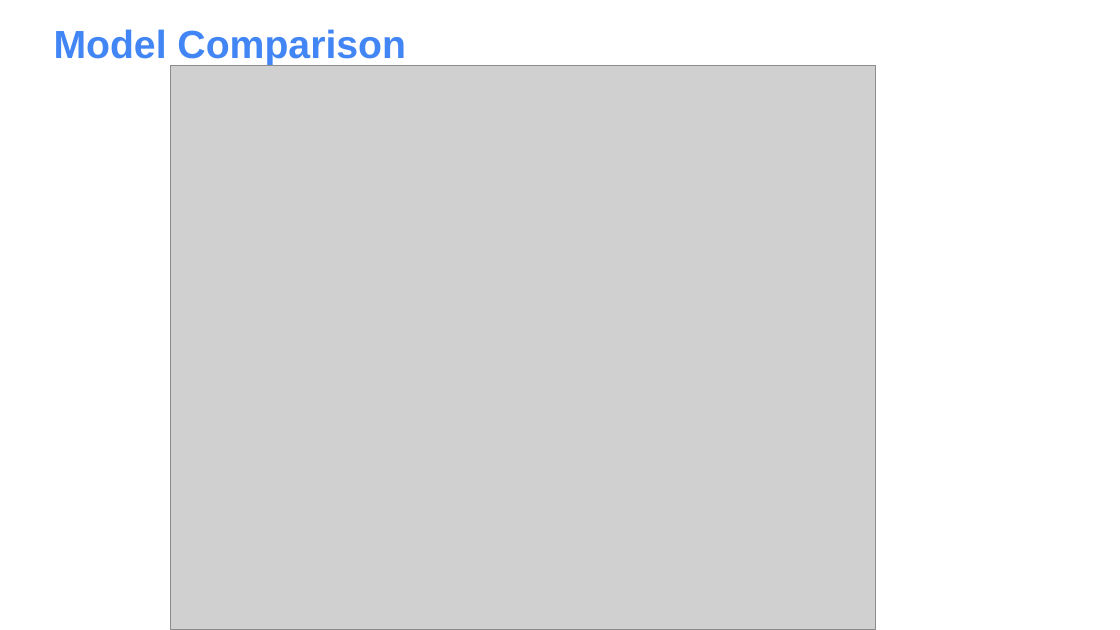
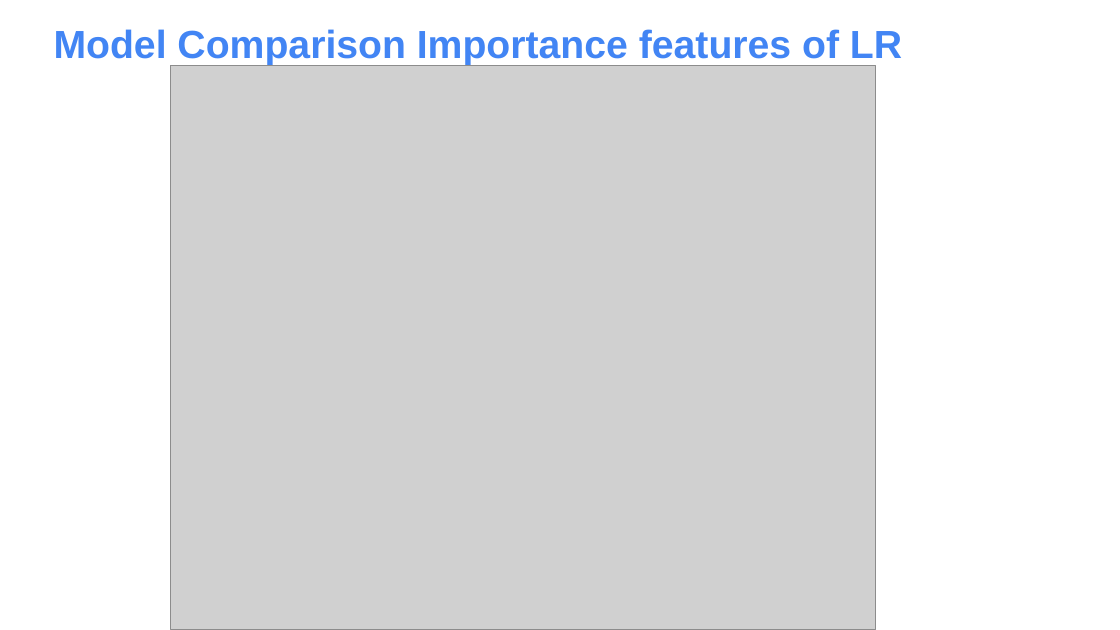
Before and after one commit to Sizzlo/Data-698, a slide deck: slide 13 of Data 698 Final Project Presentation.pptx. Drawn at 1120x630 pixels with LibreOffice and Linux fonts; fonts in the diff are those of the drawing; grey boxes stand for pictures. Boxes give left, top, right and bottom in pixels: in the first picture for what was removed or moved away, otherwise in the second. Text is boxed around its words. In the diff, an @@ line names an element or a change of style, - is before the commit and + after.

```diff
--- a/Data 698 Final Project Presentation.pptx
+++ b/Data 698 Final Project Presentation.pptx
@@ title at <box>54,29,902,66</box>: text changed @@
-Model Comparison
+Model Comparison Importance features of LR
```
Also in this commit, not shown: 5 other slides changed.
